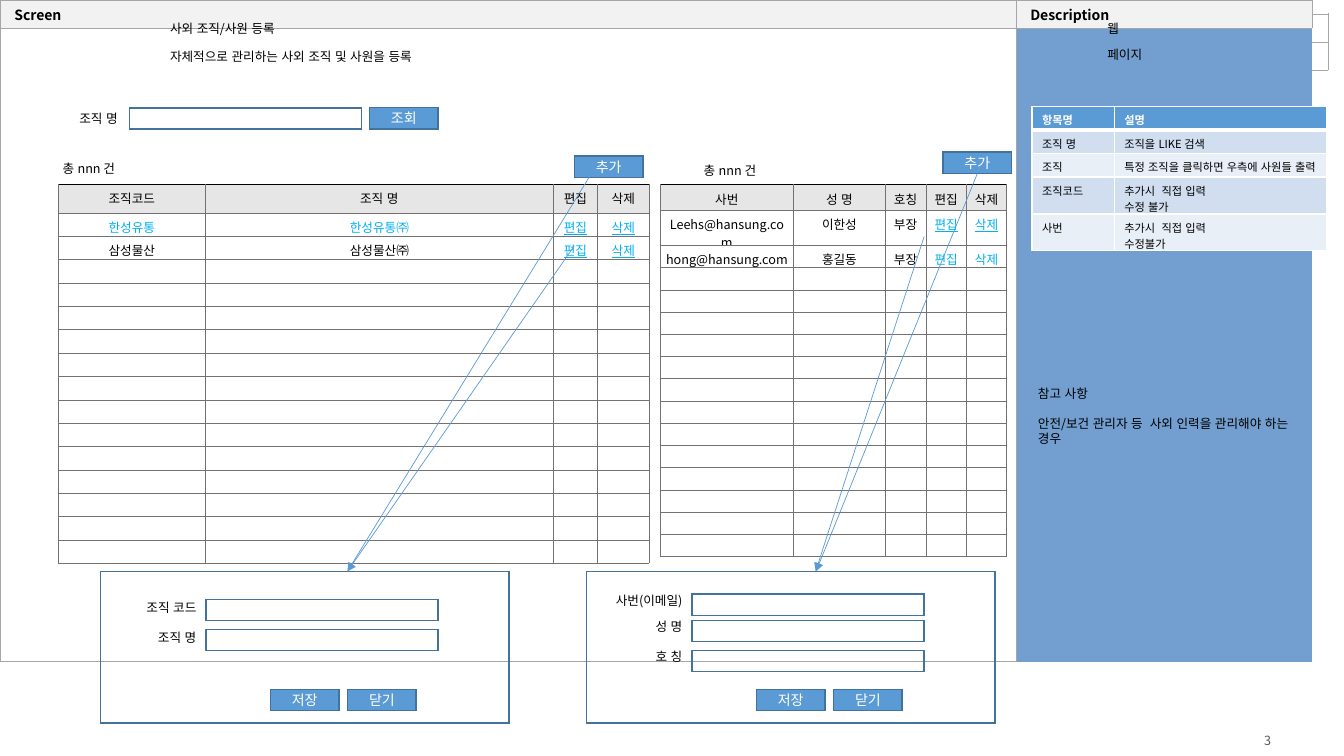
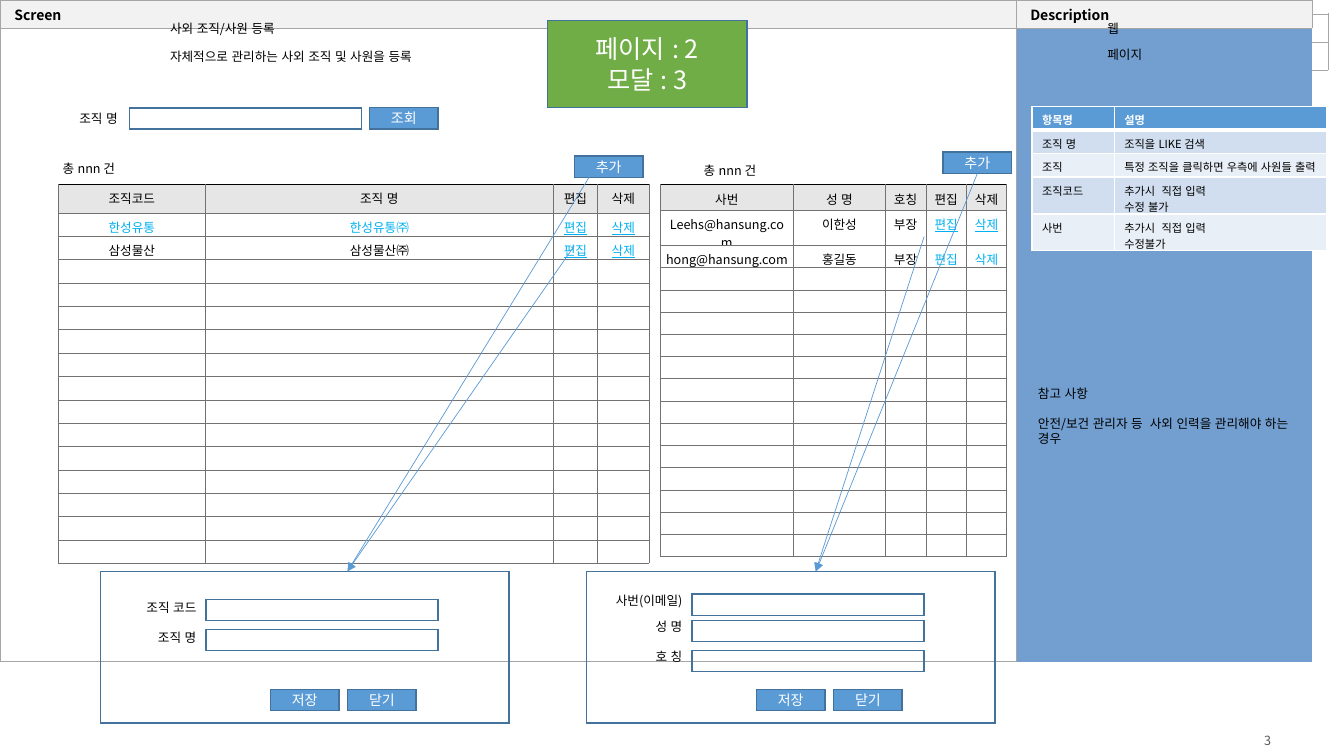
Before and after one commit to yamdeng/ktds-publish, a slide deck: slide 3 of docs/화면설계_공통.pptx. Drawn at 1344x756 pixels with LibreOffice and Linux fonts; fonts in the diff are those of the drawing. Boxes give left, top, right and bottom in pixels: in the first picture for what was removed or moved away, otherwise in the second. Text is boxed around its words. In the diff, an @@ line names an element or a change of style, - is before the commit and + after.

```diff
--- a/docs/화면설계_공통.pptx
+++ b/docs/화면설계_공통.pptx
@@ rectangle added at (x1=547, y1=20, x2=747, y2=107), fill #70AD47, outline #43739E 1 pt, 18 pt, text #FFFFFF @@
+페이지 : 2
+모달 : 3
```
Also in this commit, not shown: 7 other slides changed, 4 other files.
